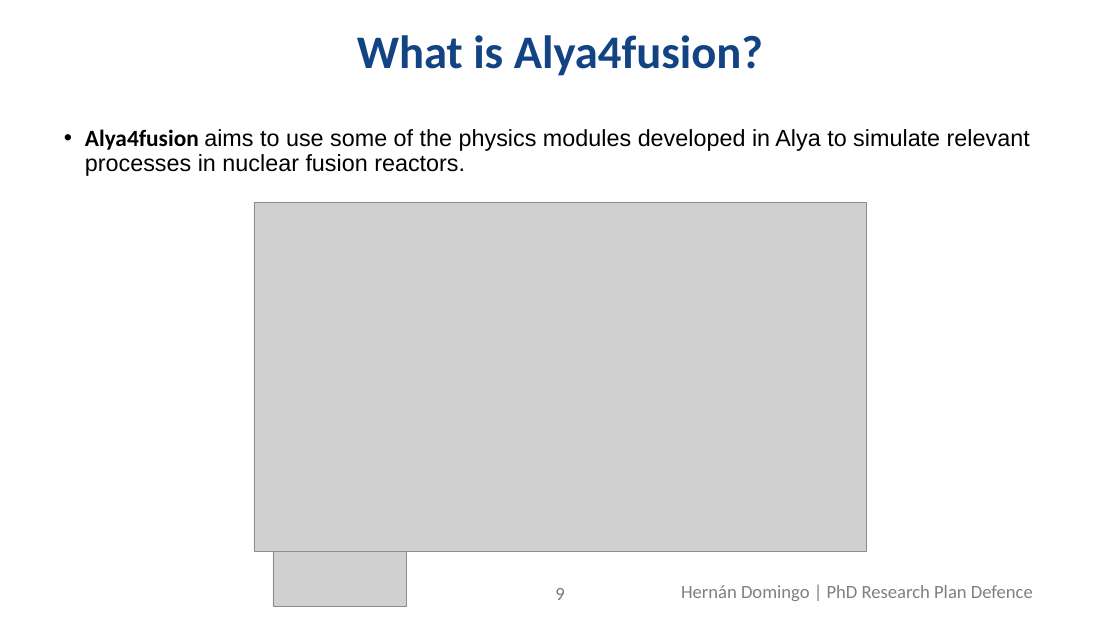
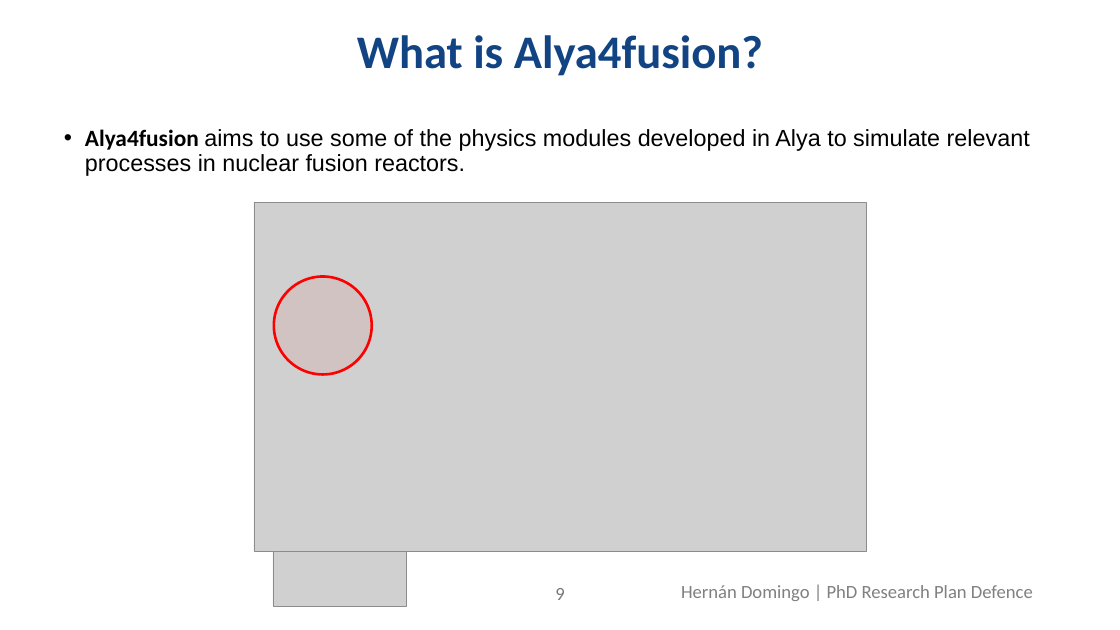
Before and after one commit to hernandr54/PhD-Research-Plan-Defence, a slide deck: slide 9 of research_plan.pptx. Drawn at 1120x630 pixels with LibreOffice and Linux fonts; fonts in the diff are those of the drawing; grey boxes stand for pictures; background and template pictures are left out. Boxes give left, top, right and bottom in pixels: in the first picture for what was removed or moved away, otherwise in the second. Text is boxed around its words. In the diff, an @@ line names an element or a change of style, - is before the commit and + after.

```diff
--- a/research_plan.pptx
+++ b/research_plan.pptx
@@ ellipse added at <box>274,276,372,375</box>, fill #FF0000 at 6% opacity, outline #FF0000 2.25 pt @@
```
Also in this commit, not shown: 9 other slides changed, 2 slides added.
